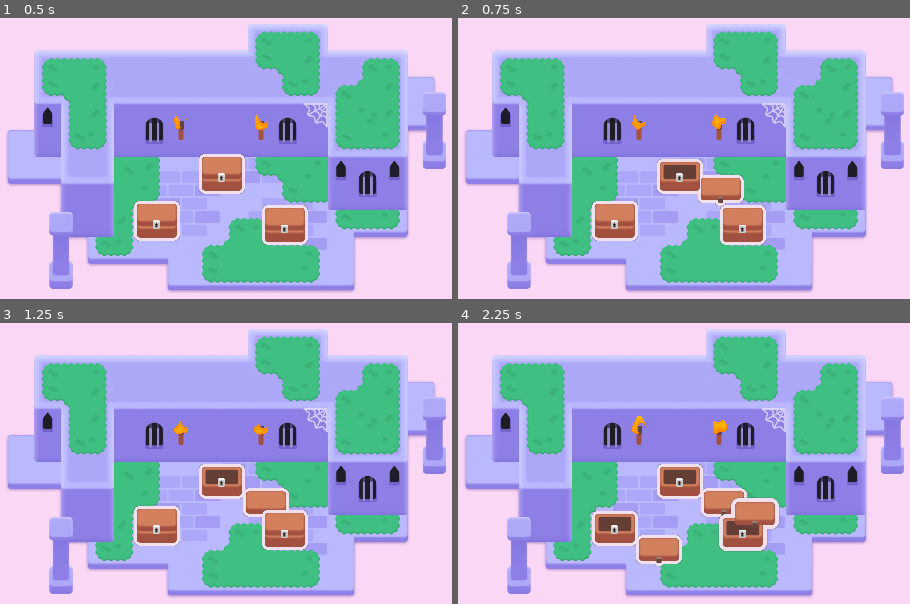
Above: before the commit, frames 1-4 (two rows, left to right).
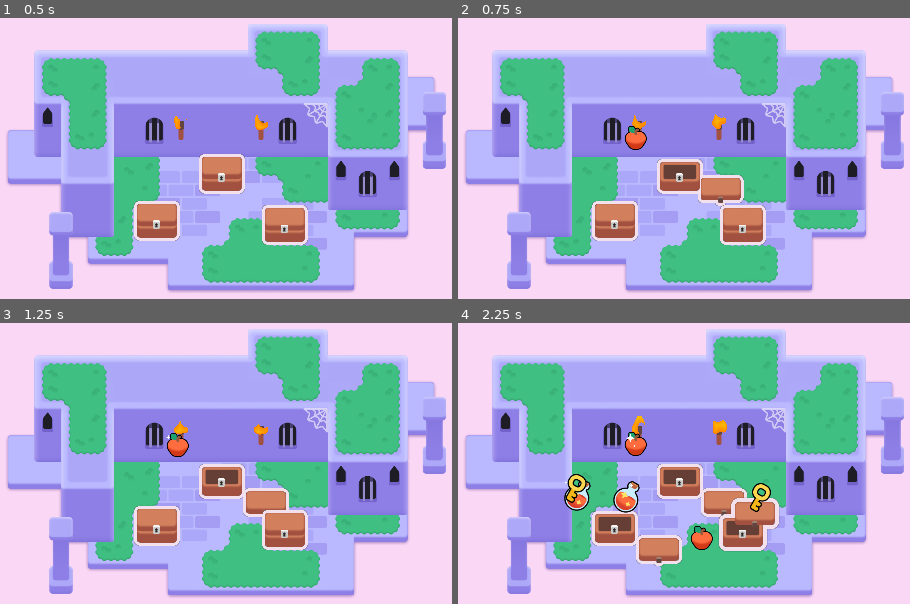
Above: after the commit, the same moments.

Repository: ylirin/2d-GameDev-Course
Game: Godot game, scene res://lessons/mini_dungeon.tscn
The game is run twice, just before and just after one commit, with the same random seed, the same clock (stepped at 60 frames per second) and the same inputs.
Inputs (mouse positions are in pixels of both pictures, inside the frame that each line leads up to):
- Up to frame 1 (0.5 s): no input
- Up to frame 2 (0.75 s): tap Enter at 0.5 s; move the mouse to (679, 172) at 0.52 s; press the mouse at (679, 172) at 0.53 s; hold D (move_right) from 0.53 s (still down)
- Up to frame 3 (1.25 s): keep holding D (move_right); tap Space at 0.77 s
- Up to frame 4 (2.25 s): move the mouse to (616, 525) at 1.27 s; release D (move_right) at 1.28 s; release the mouse at (616, 525) at 1.28 s; hold S (move_down) 1.28-2.03 s; right-click (616, 525) at 1.35 s; click (616, 525) at 1.42 s; tap Space at 1.52 s; move the mouse to (742, 530) at 2.02 s; hold D (move_right) from 2.03 s (still down); tap Z at 2.1 s; click (742, 530) at 2.17 s

Frame 1 is identical in both runs. In frame 2, 0.3% of the frame differs, in the area x 36-42%, y 38-47%; in frame 3, 0.3%; in frame 4, 2.0%, in the area x 23-70%, y 38-81%.

Commit message:
L6. Spawn random loot

Diff:
--- a/M06.looting_workbook/lessons/chest/chest.gd
+++ b/M06.looting_workbook/lessons/chest/chest.gd
@@ -1,4 +1,6 @@
 extends Area2D
+@export var possible_items: Array[PackedScene] = []
+
 @onready var canvas_group: CanvasGroup = $CanvasGroup
 @onready var animation_player: AnimationPlayer = $AnimationPlayer
 
@@ -32,3 +34,18 @@
 	animation_player.play("open")
 
 	input_pickable = false
+
+	if possible_items.is_empty():
+		return
+
+	for current_index in range(randi_range(1,3)):
+		_spawn_random_item()
+
+func _spawn_random_item() -> void:
+	var loot_item: Area2D = possible_items.pick_random().instantiate()
+	add_child(loot_item)
+
+	var random_angle := randf_range(0.0, 2.0 * PI)
+	var random_direction := Vector2(1.0, 0.0).rotated(random_angle)
+	var random_distance:= randf_range(60.0, 120.0)
+	loot_item.position = random_direction * random_distance
--- a/M06.looting_workbook/lessons/chest/chest.tscn
+++ b/M06.looting_workbook/lessons/chest/chest.tscn
@@ -1,9 +1,12 @@
-[gd_scene load_steps=11 format=3 uid="uid://cc7wwuv50rwks"]
+[gd_scene load_steps=14 format=3 uid="uid://cc7wwuv50rwks"]
 
 [ext_resource type="Script" path="res://lessons/chest/chest.gd" id="1_jkdmj"]
 [ext_resource type="Shader" path="res://lessons/chest/group_outline.gdshader" id="1_xog45"]
 [ext_resource type="Texture2D" uid="uid://c3hwsm5ugp8qw" path="res://lessons/chest/bottom.png" id="2_jsip2"]
+[ext_resource type="PackedScene" uid="uid://0i1g0cunmseb" path="res://lessons/items/apple.tscn" id="2_krkqq"]
+[ext_resource type="PackedScene" uid="uid://ctqyr0ufyoktk" path="res://lessons/items/key.tscn" id="3_v88km"]
 [ext_resource type="Texture2D" uid="uid://bnem1cahhoxdk" path="res://lessons/chest/top.png" id="3_vyqyf"]
+[ext_resource type="PackedScene" uid="uid://hdxqgspfcaur" path="res://lessons/items/potion.tscn" id="4_epfly"]
 [ext_resource type="Texture2D" uid="uid://bu2jin246nel5" path="res://lessons/chest/lock.png" id="4_rbn11"]
 
 [sub_resource type="RectangleShape2D" id="RectangleShape2D_8p5f2"]
@@ -54,6 +57,7 @@
 
 [node name="Chest" type="Area2D"]
 script = ExtResource("1_jkdmj")
+possible_items = Array[PackedScene]([ExtResource("2_krkqq"), ExtResource("3_v88km"), ExtResource("4_epfly")])
 
 [node name="CollisionShape2D" type="CollisionShape2D" parent="."]
 position = Vector2(49, 26)
--- a/M06.looting_workbook/practices/L5.P1.open_the_door/open_the_door.tscn
+++ b/M06.looting_workbook/practices/L5.P1.open_the_door/open_the_door.tscn
@@ -1,17 +1,13 @@
-[gd_scene load_steps=4 format=3]
+[gd_scene load_steps=3 format=3 uid="uid://cs6wp7vvwjr3v"]
 
 [ext_resource type="PackedScene" path="res://practices/L5.P1.open_the_door/door_open.tscn" id="1_jjcwt"]
-[ext_resource type="Script" path="res://practices/L5.P1.open_the_door/door.gd" id="2_761eb"]
-[ext_resource type="Texture2D" path="res://practices/L5.P1.open_the_door/wall.png" id="3_nmn4b"]
+[ext_resource type="Texture2D" uid="uid://dwbwn5t4dfiib" path="res://practices/L5.P1.open_the_door/wall.png" id="3_nmn4b"]
 
 [node name="OpenTheDoor" type="Node2D"]
 metadata/_edit_horizontal_guides_ = []
 
-[node name="DoorOpen" type="Area2D" parent="." instance=ExtResource("1_jjcwt")]
+[node name="DoorOpen" parent="." instance=ExtResource("1_jjcwt")]
 position = Vector2(960, 446.5)
-collision_layer = 2
-collision_mask = 0
-script = ExtResource("2_761eb")
 
 [node name="Wall" type="Sprite2D" parent="."]
 position = Vector2(959, 929.5)
